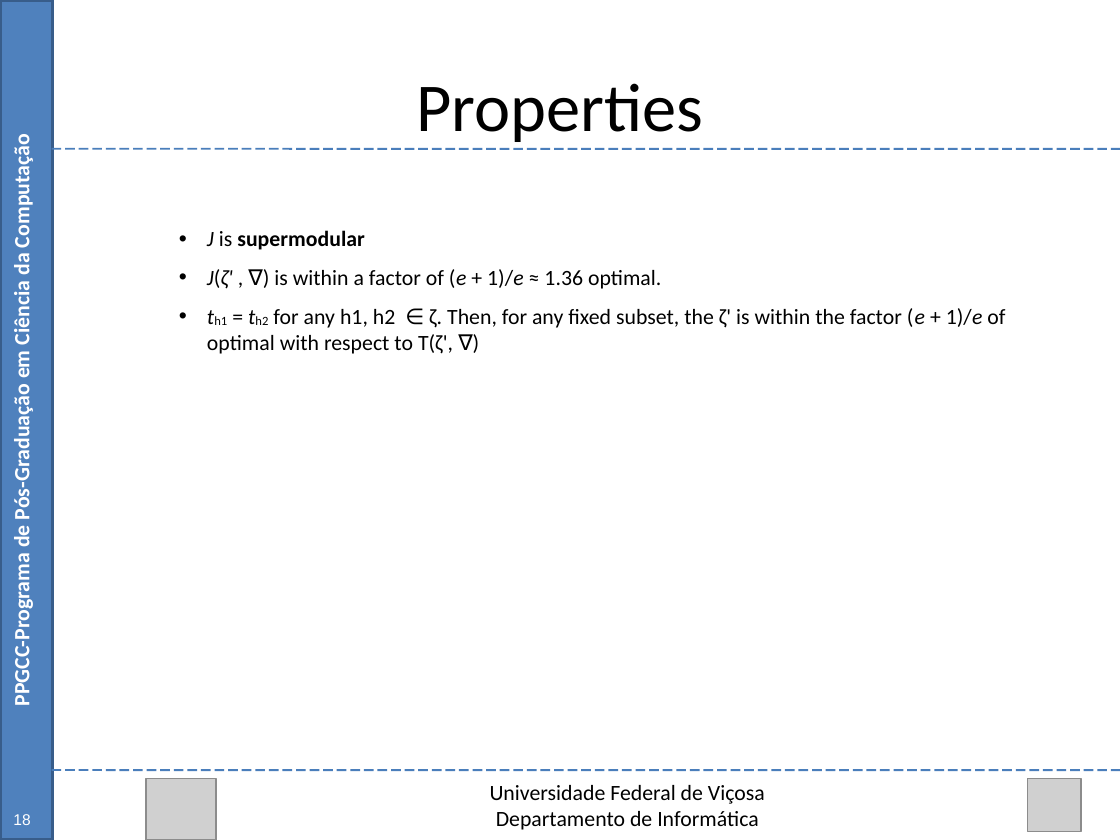
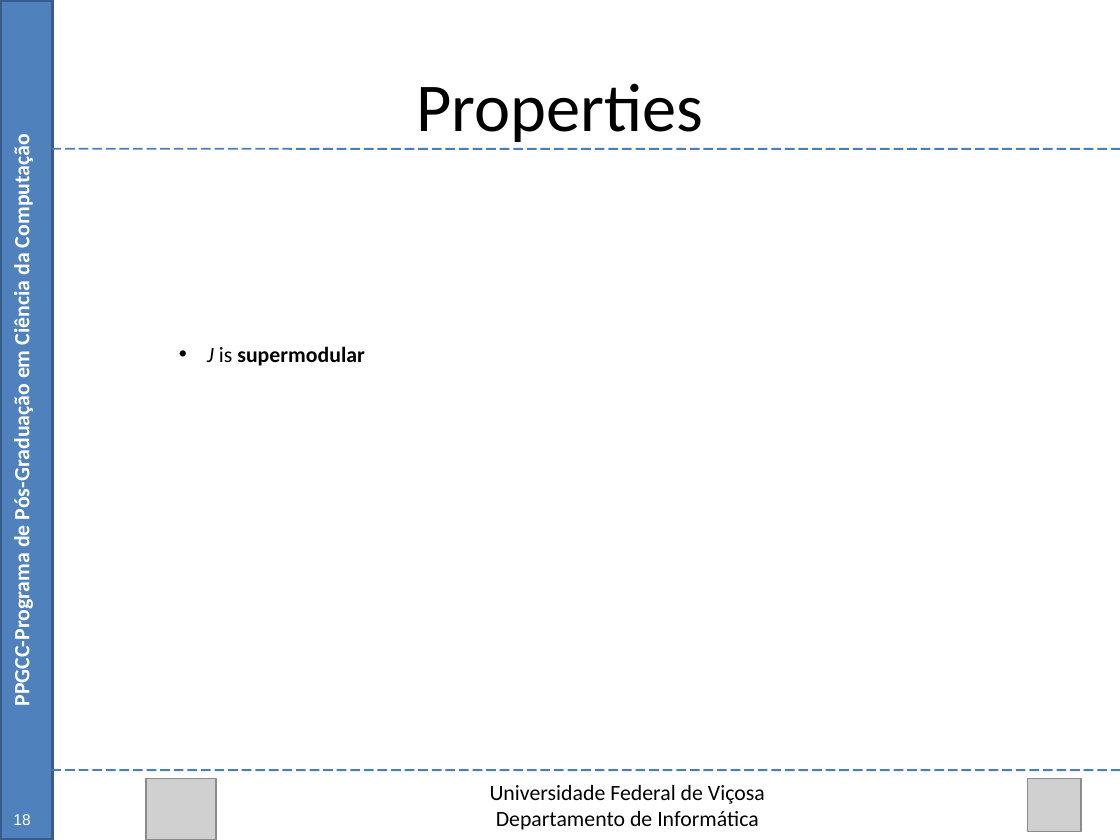
Before and after one commit to Marvinsky/research-marvin, a slide deck: slide 22 of latex/odp/selection heuristics.odp. Drawn at 1120x840 pixels with LibreOffice and Linux fonts; fonts in the diff are those of the drawing; grey boxes stand for pictures. Boxes give left, top, right and bottom in pixels: in the first picture for what was removed or moved away, otherwise in the second. Text is boxed around its words. In the diff, an @@ line names an element or a change of style, - is before the commit and + after.

```diff
--- a/latex/odp/selection heuristics.odp
+++ b/latex/odp/selection heuristics.odp
@@ text at bbox=[207, 269, 1005, 354]: paragraphs removed @@
-    • J(ζ' , ∇) is within a factor of (e + 1)/e ≈ 1.36 optimal.
-    • th1 = th2 for any h1, h2 ∈ ζ. Then, for any fixed subset, the ζ' is within the factor (e + 1)/e of optimal with respect to T(ζ', ∇)
```
Also in this commit, not shown: 1 other slide changed, 1 slide added.
